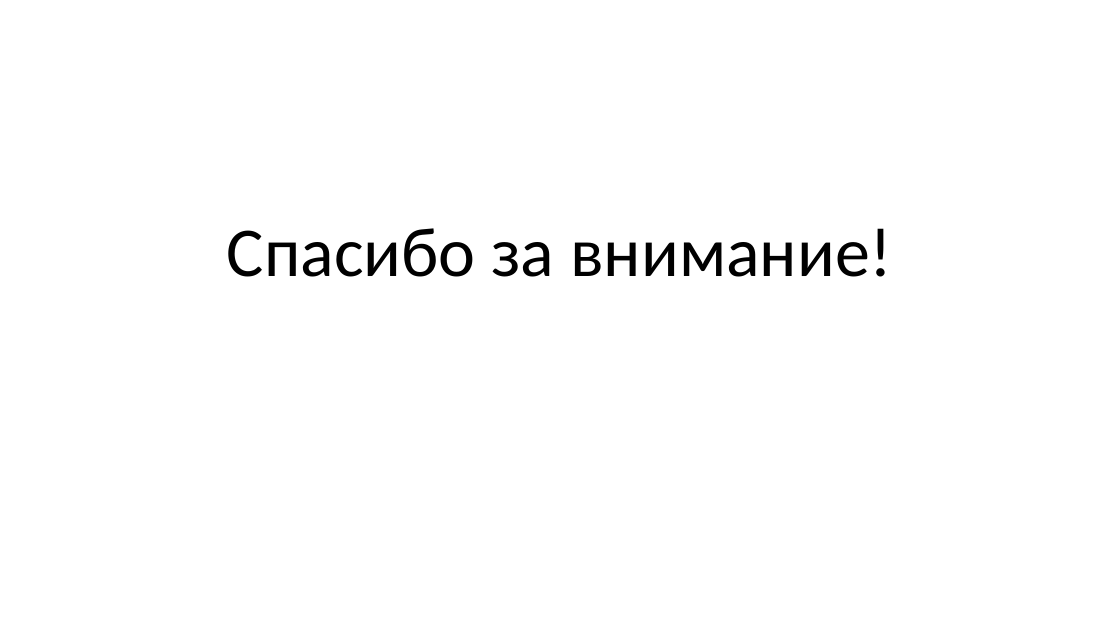
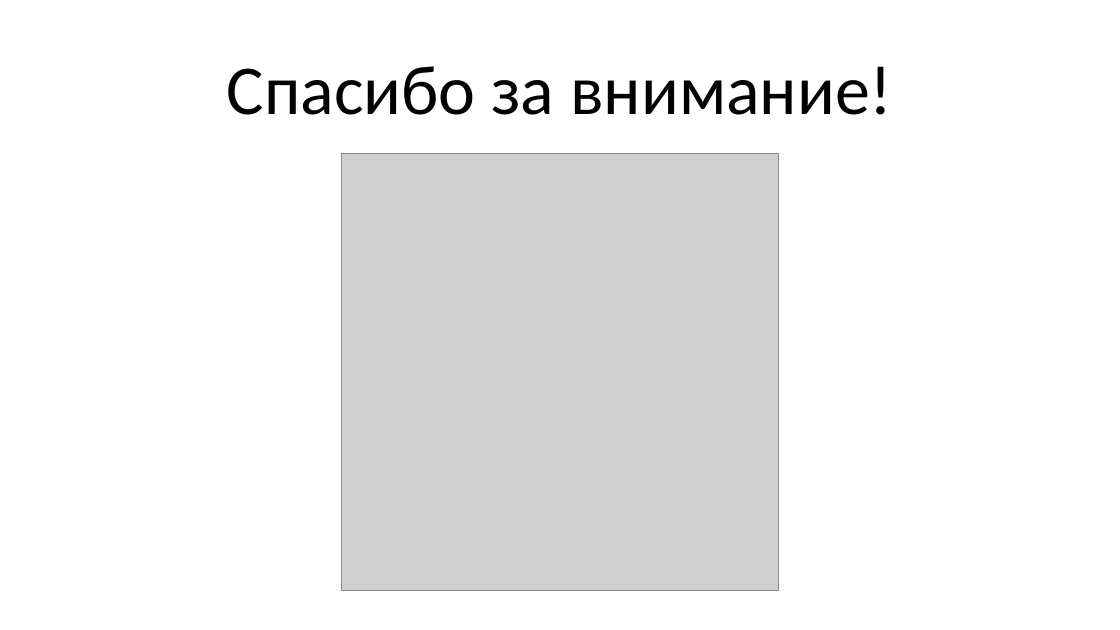
Before and after one commit to Katalien/New-programming-languages, a slide deck: slide 7 of hello_world/hello_world.pptx. Drawn at 1120x630 pixels with LibreOffice and Linux fonts; fonts in the diff are those of the drawing; grey boxes stand for pictures. Boxes give left, top, right and bottom in pixels: in the first picture for what was removed or moved away, otherwise in the second. Text is boxed around its words. In the diff, an @@ line names an element or a change of style, - is before the commit and + after.

```diff
--- a/hello_world/hello_world.pptx
+++ b/hello_world/hello_world.pptx
@@ title "Спасибо за внимание!": place and size @@
-title "Спасибо за внимание!" at [227, 228, 892, 277]
+title "Спасибо за внимание!" at [227, 66, 892, 115]
@@ picture added at [341, 153, 779, 591] @@
```
Also in this commit, not shown: 1 other slide changed.
